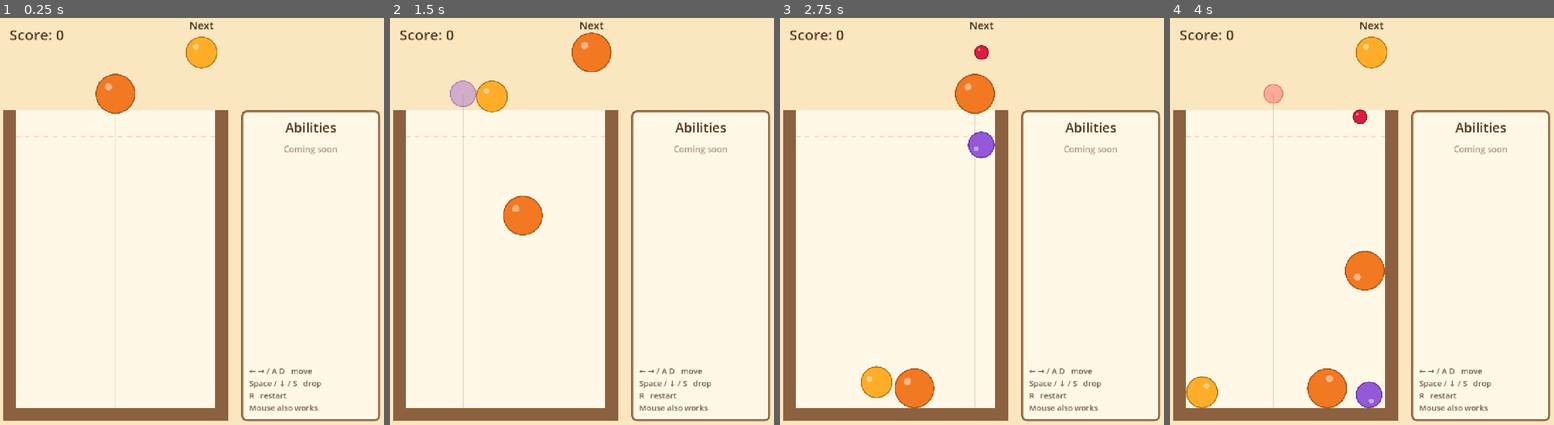
Above: before the commit, frames 1-4 (left to right).
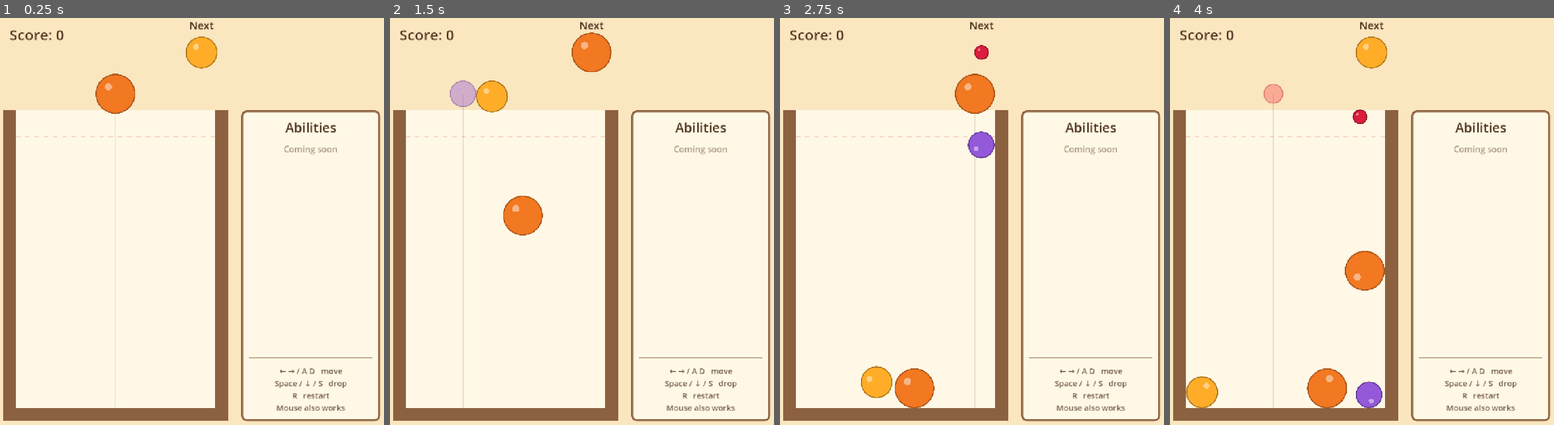
Above: after the commit, the same moments.

Repository: GilCostaSBL/Suika_Prototype
Game: Godot game, scene res://scenes/main.tscn
Two runs of this game, one before a commit and one after it. Both use one fixed random seed, a clock stepped at 60 frames per second and the inputs below.
Inputs (mouse positions are in pixels of both pictures, inside the frame that each line leads up to):
- Up to frame 1 (0.25 s): no input
- Up to frame 2 (1.5 s): tap Enter at 0.5 s; move the mouse to (674, 201) at 0.52 s; hold Right (move_right) 0.53-1.28 s; tap Space (drop) at 0.6, 1.35 s; click (674, 201) at 0.67 s; move the mouse to (505, 245) at 1.27 s; hold Left (move_left) from 1.28 s (still down)
- Up to frame 3 (2.75 s): move the mouse to (1014, 127) at 2.02 s; release Left (move_left) at 2.03 s; hold Right (move_right) from 2.03 s (still down); tap Space (drop) at 2.1 s
- Up to frame 4 (4 s): move the mouse to (1346, 306) at 2.77 s; tap Space (drop) at 2.85, 3.6 s; click (1346, 306) at 2.92 s; move the mouse to (1484, 286) at 3.52 s; release Right (move_right) at 3.53 s; hold Left (move_left) from 3.53 s (still down)

The runs differ from the first frame. In frame 1, 0.7% of the frame differs, in the area x 64-97%, y 83-97%; in frame 2, 0.7%; in frame 3, 0.7%; in frame 4, 0.7%.

Commit message:
ui: separate controls hint from abilities with a divider, center it
Co-Authored-By: Claude Opus 5.5 <noreply@anthropic.com>

Diff:
--- a/scenes/main.tscn
+++ b/scenes/main.tscn
@@ -17,6 +17,10 @@
 content_margin_top = 24.0
 content_margin_right = 24.0
 content_margin_bottom = 24.0
+
+[sub_resource type="StyleBoxLine" id="StyleBoxLine_divider"]
+color = Color(0.55, 0.38, 0.25, 0.6)
+thickness = 3
 
 [node name="Main" type="Node2D"]
 script = ExtResource("1_game")
@@ -88,8 +92,13 @@
 text = "Coming soon"
 horizontal_alignment = 1
 
+[node name="Divider" type="HSeparator" parent="UI/AbilityPanel/Layout"]
+layout_mode = 2
+theme_override_styles/separator = SubResource("StyleBoxLine_divider")
+
 [node name="ControlsHint" type="Label" parent="UI/AbilityPanel/Layout"]
 layout_mode = 2
+horizontal_alignment = 1
 theme_override_colors/font_color = Color(0.3, 0.2, 0.12, 0.8)
 theme_override_font_sizes/font_size = 24
 text = "← → / A D   move
